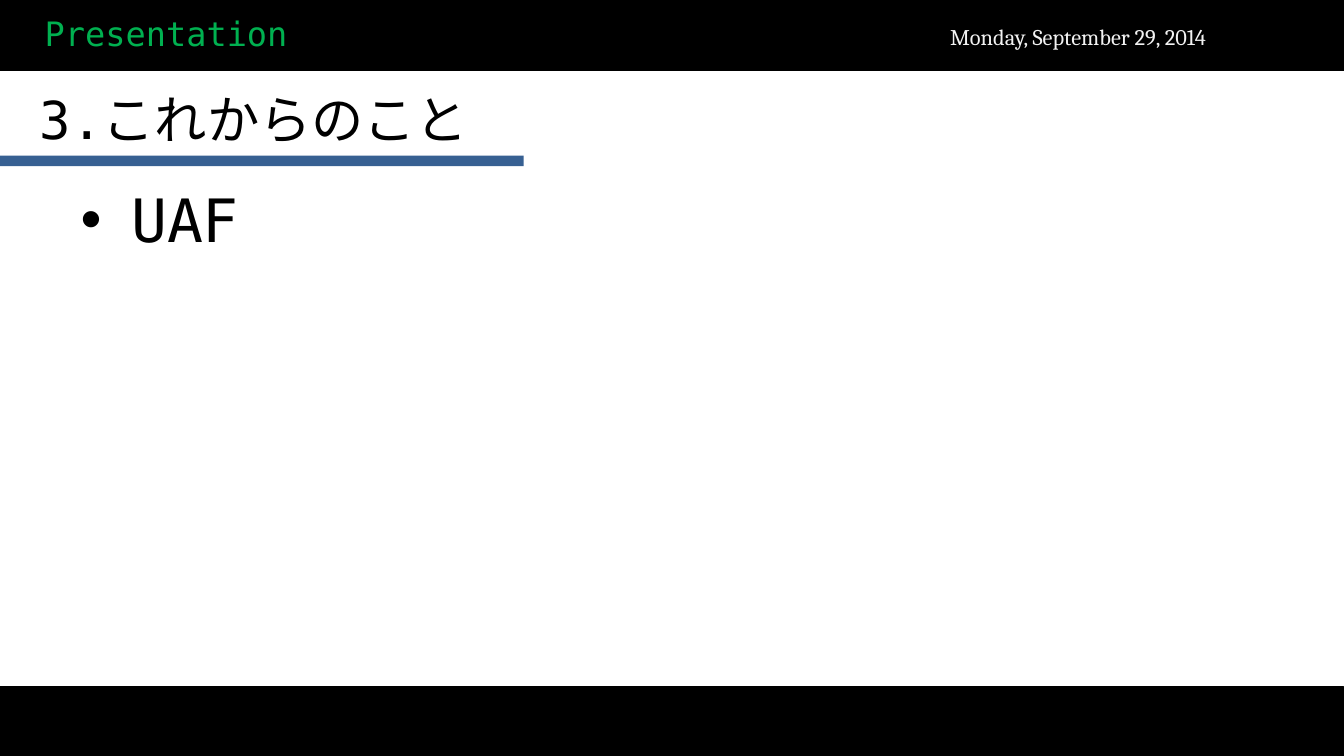
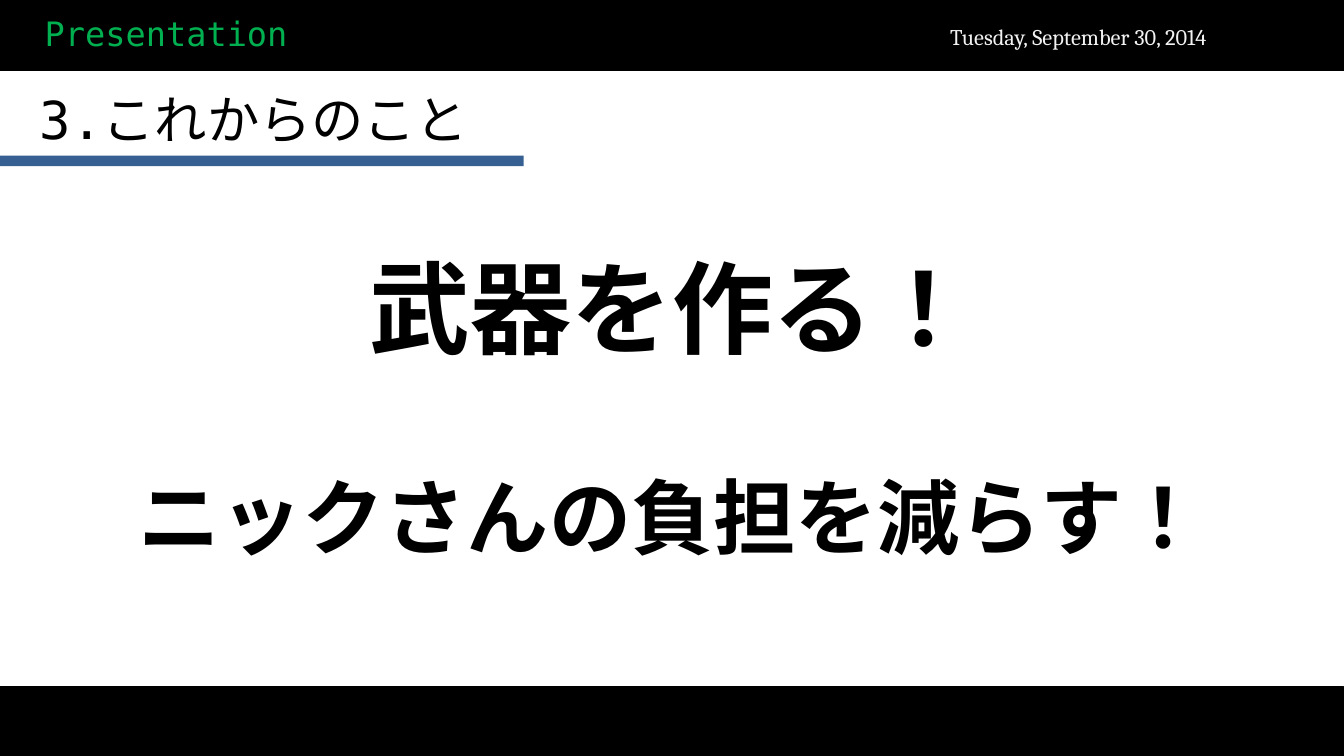
Before and after one commit to scarecrow173/Test, a slide deck: slide 19 of 試用期間終了.pptx (slide 10 before the commit). Drawn at 1344x756 pixels with LibreOffice and Linux fonts; fonts in the diff are those of the drawing; background and template pictures are left out. Boxes give left, top, right and bottom in pixels: in the first picture for what was removed or moved away, otherwise in the second. Text is boxed around its words. In the diff, an @@ line names an element or a change of style, - is before the commit and + after.

```diff
--- a/試用期間終了.pptx
+++ b/試用期間終了.pptx
@@ text at [950, 29, 1206, 50]: text changed @@
-Monday, September 29, 2014
+Tuesday, September 30, 2014
@@ text at [138, 260, 1204, 556]: text changed; size 32 to 44 pt; bold on @@
-• UAF
+武器を作る！
+ニックさんの負担を減らす！
```
Also in this commit, not shown: 9 other slides changed, 10 slides added, 1 slide removed.
